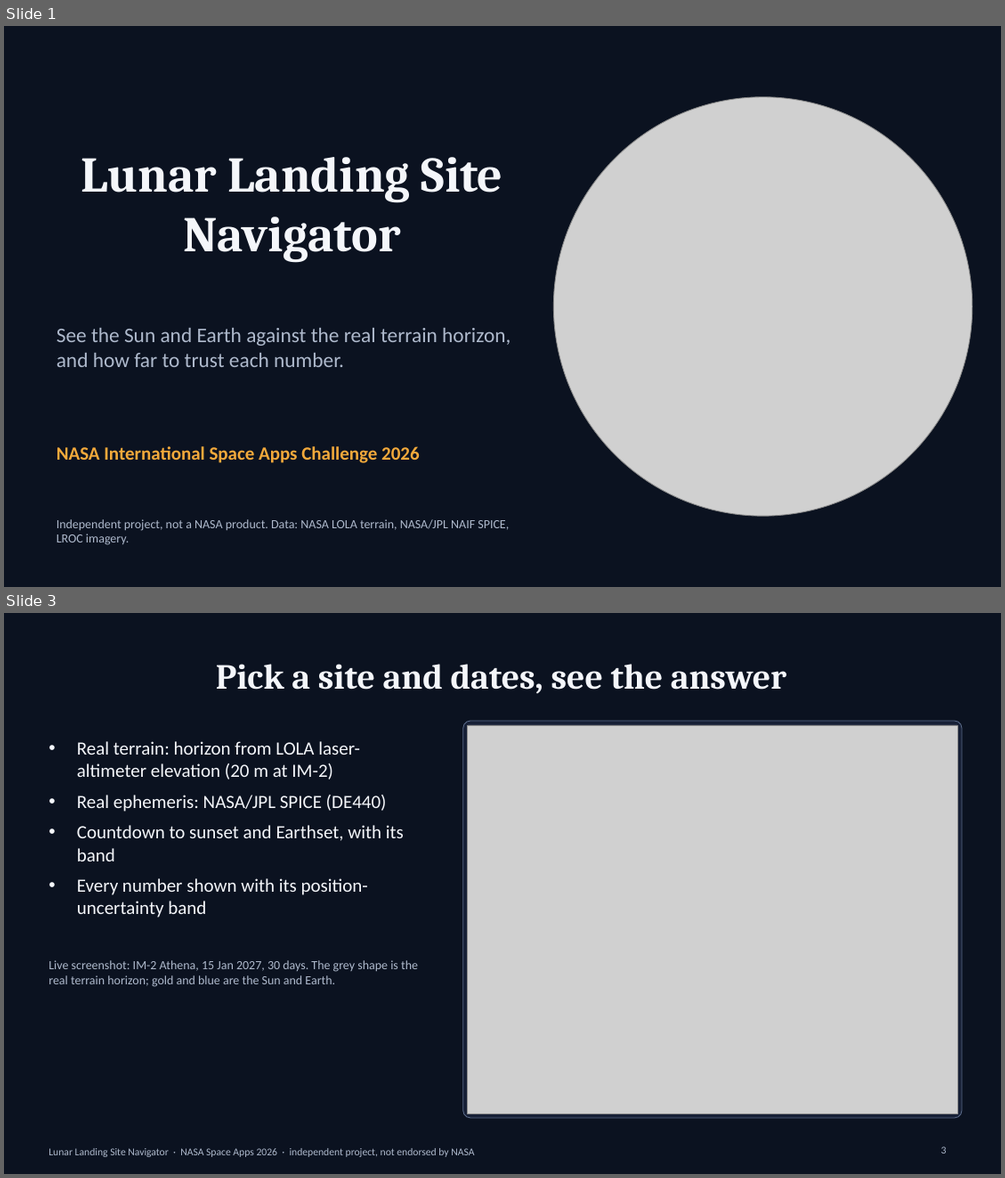
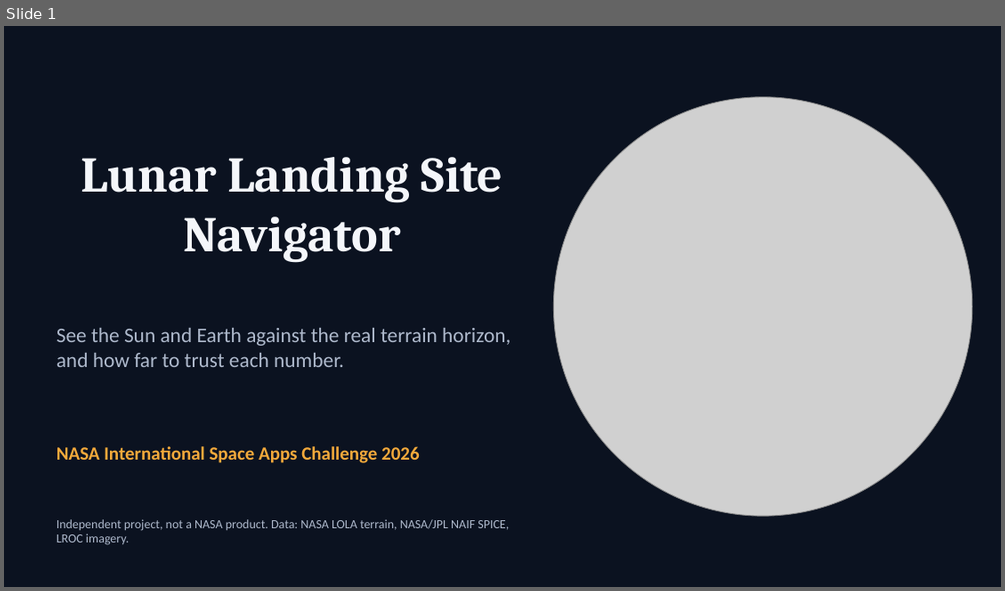
Before and after one commit to Dhinu-2001/NASA-Space-Apps-2026, a slide deck: docs/stage11/presentation/Lunar_Landing_Site_Navigator.pptx. Shown one above the other, each under a label of ours: slides 1 and 3 before the commit, slide 1 after it; the slides between them are not shown. The pictures are 1005x1178 and 1005x591 pixels, drawn with LibreOffice and Linux fonts; fonts in the diff are those of the drawing; grey boxes stand for pictures. Boxes give left, top, right and bottom in pixels: in the first picture for what was removed or moved away, otherwise in the second. Text is boxed around its words. In the diff, an @@ line names an element or a change of style, - is before the commit and + after.

```diff
--- a/docs/stage11/presentation/Lunar_Landing_Site_Navigator.pptx
+++ b/docs/stage11/presentation/Lunar_Landing_Site_Navigator.pptx
@@ slide 3 removed at (4,613,1001,1174), background #0B1220 @@
@@ title removed at (216,664,786,694) @@
-Pick a site and dates, see the answer
@@ text removed at (77,741,404,917) @@
-• Real terrain: horizon from LOLA laser-altimeter elevation (20 m at IM-2)
-• Real ephemeris: NASA/JPL SPICE (DE440)
-• Countdown to sunset and Earthset, with its band
-• Every number shown with its position-uncertainty band
@@ rounded rectangle removed at (463,721,962,1118) @@
@@ picture removed at (468,725,957,1113) @@
@@ text removed at (48,960,418,987) @@
-Live screenshot: IM-2 Athena, 15 Jan 2027, 30 days. The grey shape is the real terrain horizon; gold and blue are the Sun and Earth.
@@ page number removed at (941,1146,947,1153) @@
-3
@@ text removed at (48,1148,474,1157) @@
-Lunar Landing Site Navigator · NASA Space Apps 2026 · independent project, not endorsed by NASA
```
Also in this commit, not shown: 6 slides changed, 6 other slides removed, 2 other files.
